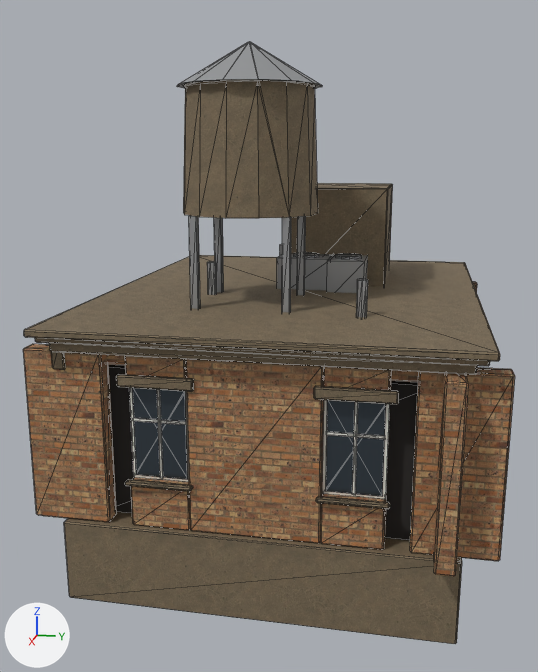
The glTF model public/maps/assets/models/shop.glb, before and after one commit.
The view is the same before and after, from a 50 mm camera at (16.37, 2.65, 7.31) aimed at (0.35, -0.55, 3.3). Lighting does not change. The marker at lower left points along +X, +Y and +Z. The older version comes first. Mesh edges are drawn as thin lines. Where no turn or scale is listed for an object, it has been applied to the vertices. Vertices at exactly the same position are counted once.

The scene before the commit, as lines of its bpy script (objects in view):
```python
me_shop = bpy.data.meshes.new('shop')
me_shop.from_pydata(...)  # 1697 vertices, 2896 faces; spans x -5.13..5.13, y -4.25..4.25, z -5.18..5.18
# faces by material slot: [1100, 1080, 276, 108, 36, 296]
me_shop.materials.append(mat_wall_brick_wall_07)
me_shop.materials.append(mat_trim_brushed_concrete_t)
me_shop.materials.append(mat_frame_0_88_0_86_0_80)  # white #f1efe7
me_shop.materials.append(mat_window_glass)  # greyish blue #4b555d
me_shop.materials.append(mat_window_hole)  # black #2c2927
me_shop.materials.append(mat_roof_metal)  # grey #adafb1
ob_shop = bpy.data.objects.new('shop', me_shop)
ob_shop.location = (0.0, 0.0, 4.18)
```
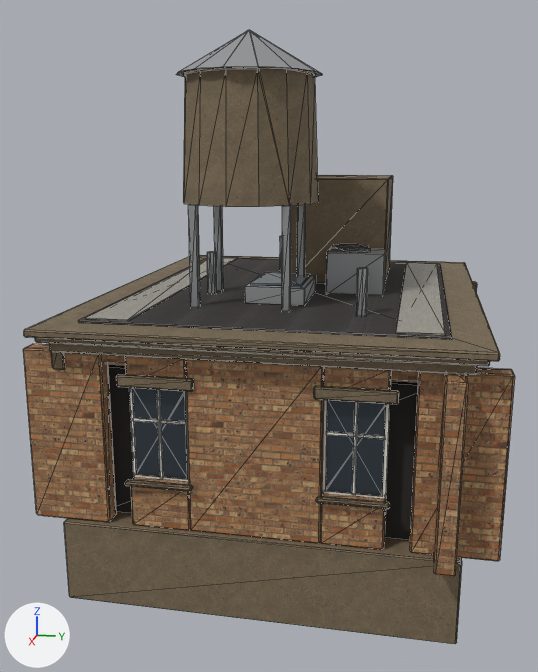
Where the newer file only moved an object's origin or applied its transform, the numbers keep the older frame.

Diff of the bpy script that builds the scene:
```diff
--- a/public/maps/assets/models/shop.glb.py
+++ b/public/maps/assets/models/shop.glb.py
@@ mat_roof_gravel_floor_02 @@
+mat_roof_gravel_floor_02 = bpy.data.materials.new('roof-gravel_floor_02')
+# colours: white #ededed
+# uses the picture img_gravel_floor_02_arm_1k
+# uses the picture img_gravel_floor_02_diff_1k
+# uses the picture img_gravel_floor_02_nor_gl_1k
@@ mat_roof_bitumen @@
+mat_roof_bitumen = bpy.data.materials.new('roof-bitumen')
+# colours: white #e7e7e7
+# uses the picture img_bitumen_arm_1k
+# uses the picture img_bitumen_diff_1k
+# uses the picture img_bitumen_nor_gl_1k
@@ me_shop @@
-me_shop.from_pydata(...)  # 1697 vertices, 2896 faces; spans x -5.13..5.13, y -4.25..4.25, z -5.18..5.18
+me_shop.from_pydata(...)  # 1753 vertices, 2988 faces; spans x -5.13..5.13, y -4.25..4.25, z -5.18..5.39
+# me_shop part 1: a new loose piece, a box spanning x -4.25..4.25, y -3.25..3.25, z 0.185..0.225, in mat_roof_bitumen
+# me_shop part 2: a new loose piece, a box spanning x -4.15..4.15, y -3.15..-2.35, z 0.225..0.255, in mat_roof_gravel_floor_02
+# me_shop part 3: a new loose piece, a box spanning x -4.15..4.15, y 2.35..3.15, z 0.225..0.255, in mat_roof_gravel_floor_02
+# me_shop part 4: a new loose piece, a box spanning x 0.65..2.05, y -0.58..0.42, z 0.575..0.625, in mat_skylight (greyish blue #7c8b95)
+# me_shop part 5: the loose piece of 24 vertices spanning x -3.21..-0.61, y -0.26..1.94, z -0.03..2.37 is copied, and the copy is scaled about its middle by (0.618, 0.548, 0.142), then moved by (3.26, -0.92, -0.77), in mat_skylight_frame (light grey #c4c5c7); it spans x 0.55..2.15, y -0.68..0.52, z 0.22..0.57
+# me_shop part 6
+# 222 vertices in x -3.21..3.08, y -2.06..1.94, z -0.03..5.18 move by (0.0, 0.0, 0.21)
+# 34 vertices in x -2.36..3.02, y -2.01..0.67, z 1.97 move by (0.0, 0.0, 0.22)
+# 20 vertices in x -0.62..0.18, y -0.41..0.79, z -0.03..0.92 move by (0.5, 1.17, 0.21)
+# 11 vertices in x -3.21..1.67, y -1.09..1.91, z -0.03..5.18 move by (0.0, 0.01, 0.21)
+# 4 vertices in x -0.17..0.08, y 0.24..0.49, z 0.87..0.92 move by (0.49, 1.16, 0.21)
+# 4 vertices in x -0.49..-0.27, y -0.1..0.33, z 0.87..0.92 move by (0.5, 1.16, 0.21)
+# 2 vertices move from x 1.68..1.82, y -1.91..-0.69, z 4.35..5.18 to x 1.69..1.82, y -1.92..-0.69, z 4.56..5.39
 me_shop.materials.append(mat_wall_brick_wall_07)
@@ me_shop @@
 me_shop.materials.append(mat_roof_metal)
+me_shop.materials.append(mat_roof_bitumen)
+me_shop.materials.append(mat_roof_gravel_floor_02)
+me_shop.materials.append(mat_skylight)  # greyish blue #7c8b95
+me_shop.materials.append(mat_skylight_frame)  # light grey #c4c5c7
```

Where the change shows, as pixel boxes (x1, y1, x2, y2) in the pictures (538 x 672 px; the box of a moved part takes in the faces that stretch with it):
'shop', reshaped: before (23, 42, 515, 644); after (23, 30, 515, 644)
part 1 of me_shop, added: after (78, 258, 452, 340)
part 2 of me_shop, added: after (86, 257, 238, 321)
part 3 of me_shop, added: after (396, 262, 445, 336)
part 4 of me_shop, added: after (251, 272, 311, 287)
part 5 of me_shop, added: after (245, 274, 316, 306)
part 6 of me_shop, moved or reshaped: before (177, 42, 393, 317); after (176, 30, 393, 315)
